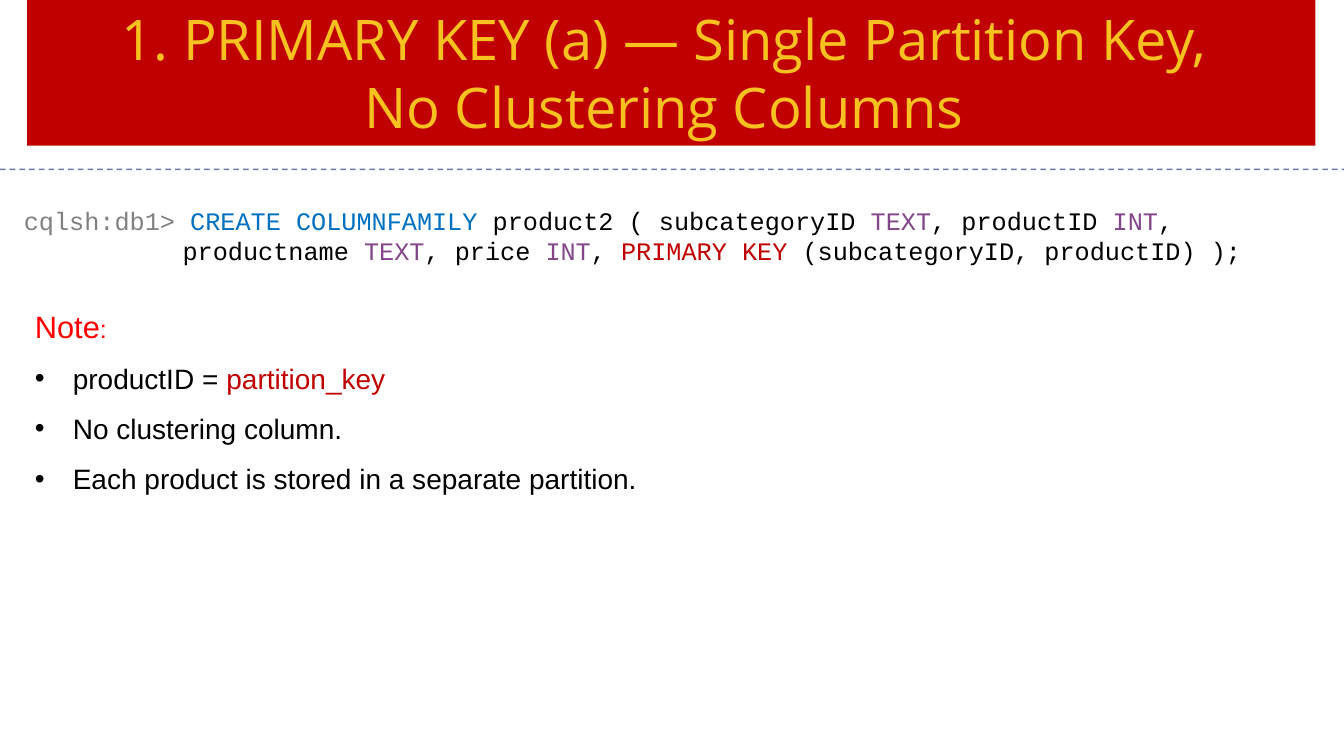
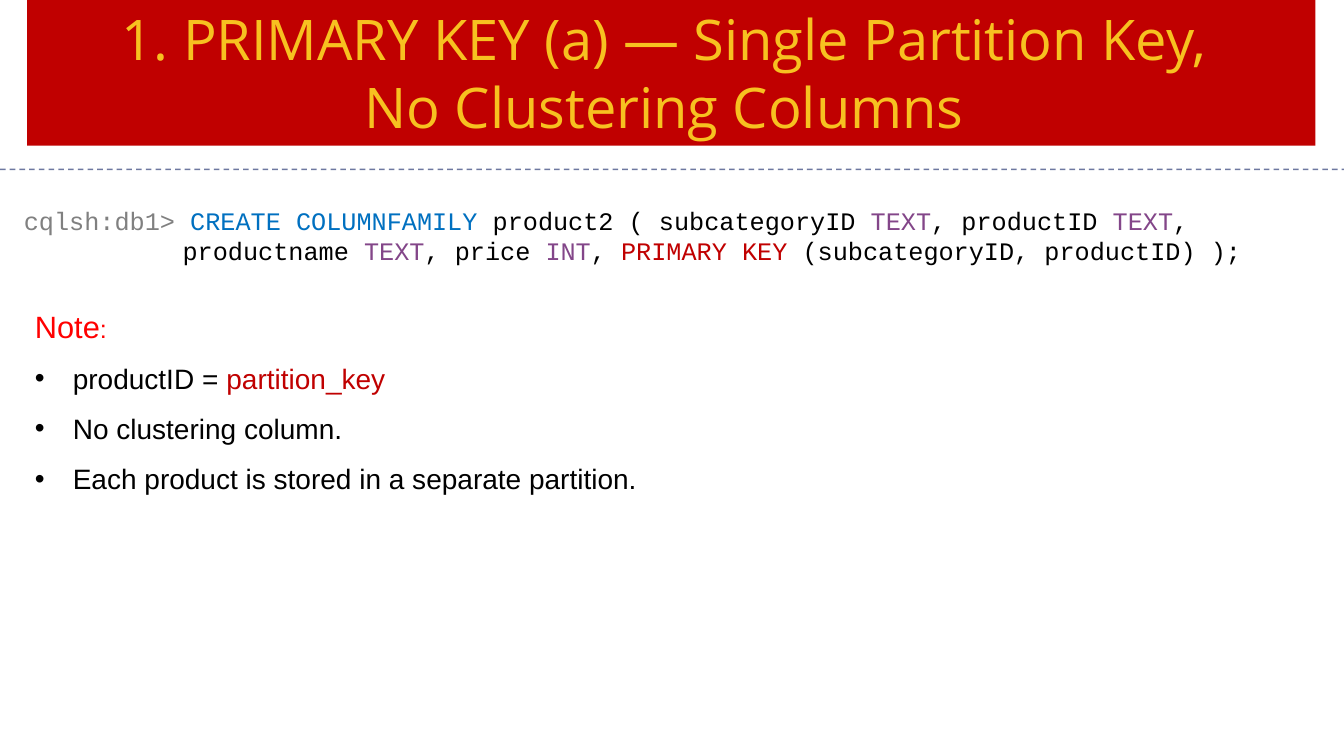
Before and after one commit to Saleel-Bagde/PPT-s, a slide deck: slide 18 of Cassandra Ver3.pptx. Drawn at 1344x756 pixels with LibreOffice and Linux fonts; fonts in the diff are those of the drawing. Boxes give left, top, right and bottom in pixels: in the first picture for what was removed or moved away, otherwise in the second. Text is boxed around its words. In the diff, an @@ line names an element or a change of style, - is before the commit and + after.

```diff
--- a/Cassandra Ver3.pptx
+++ b/Cassandra Ver3.pptx
@@ text at box(24, 212, 1195, 266): text changed @@
-cqlsh:db1> CREATE COLUMNFAMILY product2 ( subcategoryID TEXT, productID INT, productname TEXT, price INT, PRIMARY KEY (subcategoryID, productID) );
+cqlsh:db1> CREATE COLUMNFAMILY product2 ( subcategoryID TEXT, productID TEXT, productname TEXT, price INT, PRIMARY KEY (subcategoryID, productID) );
```
Also in this commit, not shown: 3 other slides changed.
